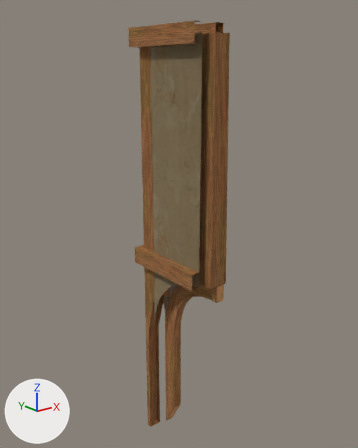
One commit to the glTF model assets/biblioteca/medieval/Overhang_Side_UnevenBrick_Short_R.glb: the scene before it, then after it.
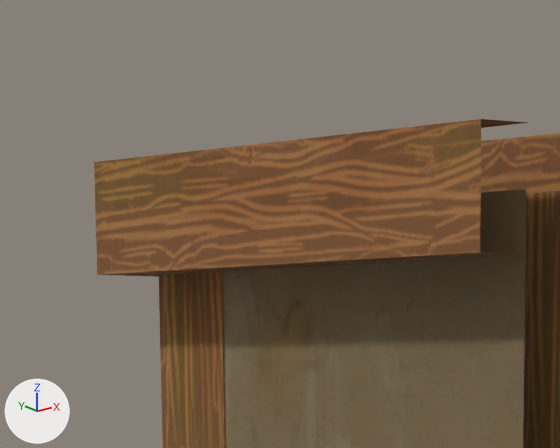
The first picture shows the older version from a 50 mm lens placed at (-3.09, -5.45, 5.62), pointed at (1.03, -0.29, 3.55). The close-ups show the older and then the newer version on the part from 31% to 58% of the width and 0% to 17% of the height of that picture. Only the edits that show in the close-ups are written down. The axes (+X, +Y, +Z) are drawn at lower left. The lights are the same throughout.

Script lines for the objects in view, before the commit:
```python
mat_mi_woodtrim = principled_material('MI_WoodTrim')
mat_mi_woodtrim.texture = img_t_woodtrim_basecolor_jpg
mat_mi_woodtrim.roughness = 1.0
me_cube_1672 = bpy.data.meshes.new('Cube.1672')
me_cube_1672.from_pydata(...)  # 214 vertices, 294 faces; spans x 0.69..1.17, y -1.12..0.31, z 0.0..6.12
# faces by material slot: [238, 28, 28]
me_cube_1672.materials.append(mat_mi_woodtrim)  # picture img_t_woodtrim_basecolor_jpg
me_cube_1672.materials.append(mat_mi_plaster)  # picture img_t_plaster_basecolor_jpg
me_cube_1672.materials.append(mat_mi_unevenbrick)  # picture img_t_unevenbrick_basecolor_jpg
ob_overhang_side_unevenbrick_short_r = bpy.data.objects.new('Overhang_Side_UnevenBrick_Short_R', me_cube_1672)
ob_overhang_side_unevenbrick_short_r.location = (0.0, 0.0, 0.0)
```
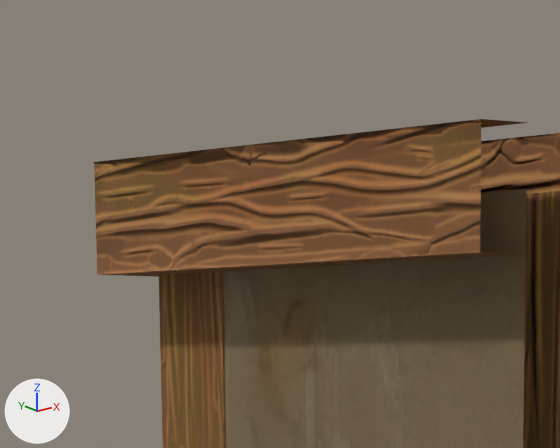
Patch to the scene script:
```diff
--- a/assets/biblioteca/medieval/Overhang_Side_UnevenBrick_Short_R.glb.py
+++ b/assets/biblioteca/medieval/Overhang_Side_UnevenBrick_Short_R.glb.py
@@ img_t_woodtrim_normal_jpg @@
+img_t_woodtrim_normal_jpg = load_image('T_WoodTrim_Normal.jpg', 'texturas/T_WoodTrim_Normal.jpg', 1024, 1024, 'Non-Color')
@@ mat_mi_woodtrim @@
 n0 = _N.new('ShaderNodeBsdfPrincipled'); n0.name = 'Principled BSDF'
 n2.image = img_t_woodtrim_basecolor_jpg
+n3 = _N.new('ShaderNodeNormalMap'); n3.name = 'Normal Map'
+n3.uv_map = 'UVMap'
+n4 = _N.new('ShaderNodeTexImage'); n4.name = 'Image Texture.001'
+n4.image = img_t_woodtrim_normal_jpg
 _L.new(n0.outputs[0], n1.inputs[0])  # 'BSDF' to 'Surface'
 _L.new(n2.outputs[0], n0.inputs[0])  # 'Color' to 'Base Color'
+_L.new(n3.outputs[0], n0.inputs[5])  # 'Normal' to 'Normal'
+_L.new(n4.outputs[0], n3.inputs[1])  # 'Color' to 'Color'
```

What differs and where, as boxes [x1, y1, x2, y2] in the close-ups (560 x 448 px):
'Overhang_Side_UnevenBrick_Short_R', surface changed
    both: [94, 119, 560, 448]
